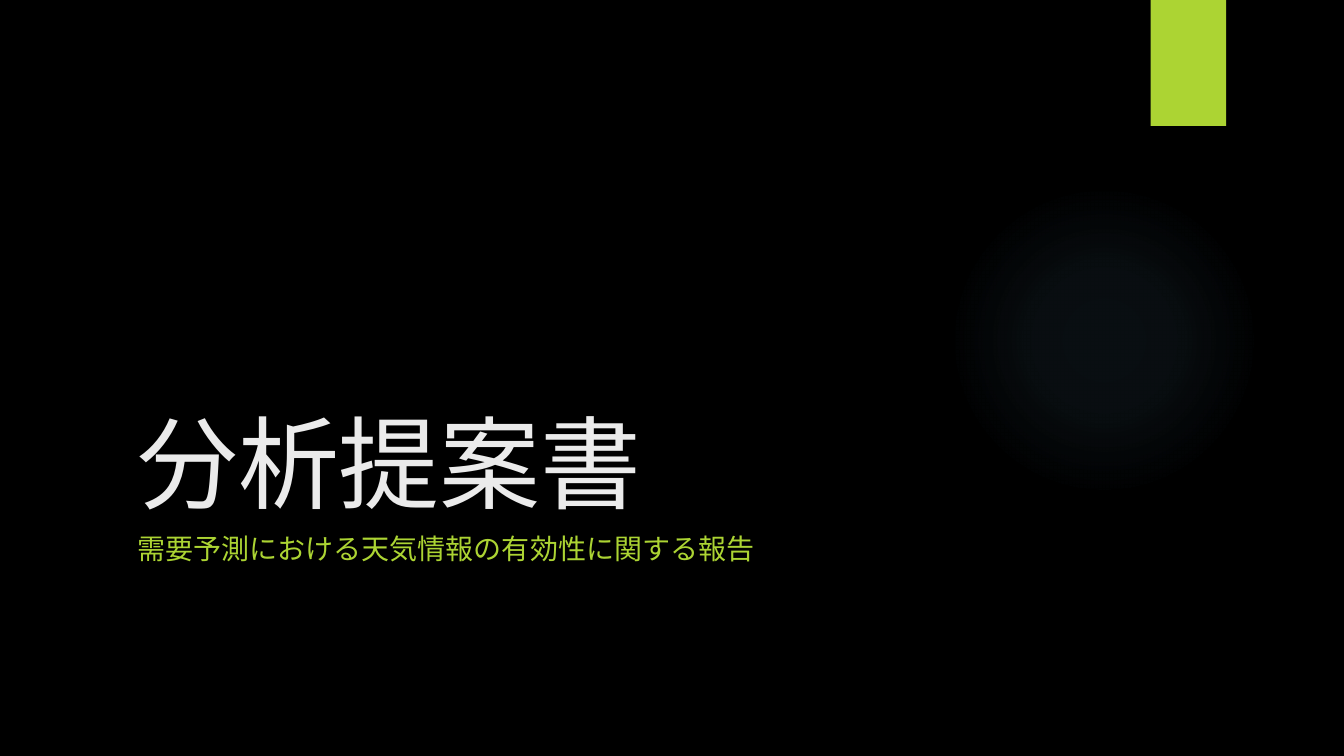
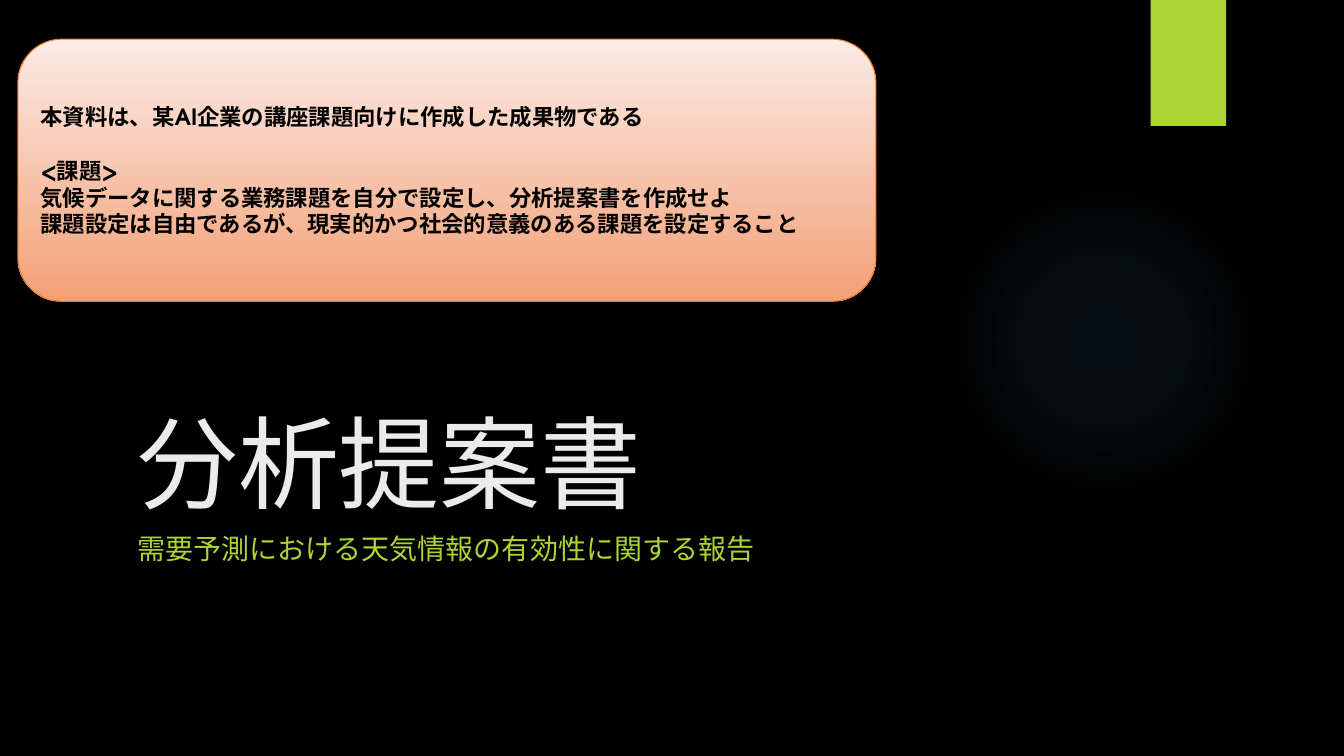
Before and after one commit to SYCastle/data_analysis, a slide deck: slide 1 of 分析提案書_サンプル.pptx. Drawn at 1344x756 pixels with LibreOffice and Linux fonts; fonts in the diff are those of the drawing; background and template pictures are left out. Boxes give left, top, right and bottom in pixels: in the first picture for what was removed or moved away, otherwise in the second. Text is boxed around its words. In the diff, an @@ line names an element or a change of style, - is before the commit and + after.

```diff
--- a/分析提案書_サンプル.pptx
+++ b/分析提案書_サンプル.pptx
@@ rounded rectangle added at [18, 39, 876, 301], fill gradient #FCEDE7 to #F3A078, outline #EF7A24 0.75 pt, 16 pt, text #000000, bold @@
+本資料は、某AI企業の講座課題向けに作成した成果物である
+<課題>
+気候データに関する業務課題を自分で設定し、分析提案書を作成せよ
+課題設定は自由であるが、現実的かつ社会的意義のある課題を設定すること
```
Also in this commit, not shown: 7 other slides changed, 1 slide added.
